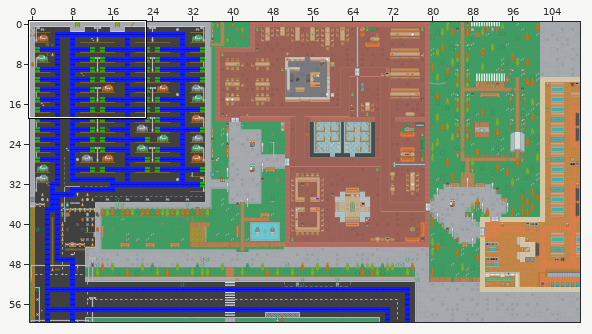
One commit to this Tiled map: app/assets/MapLib.tmx. The first picture is a wide view before the edit; the outline marks the close-up.
Close-up. Old version:
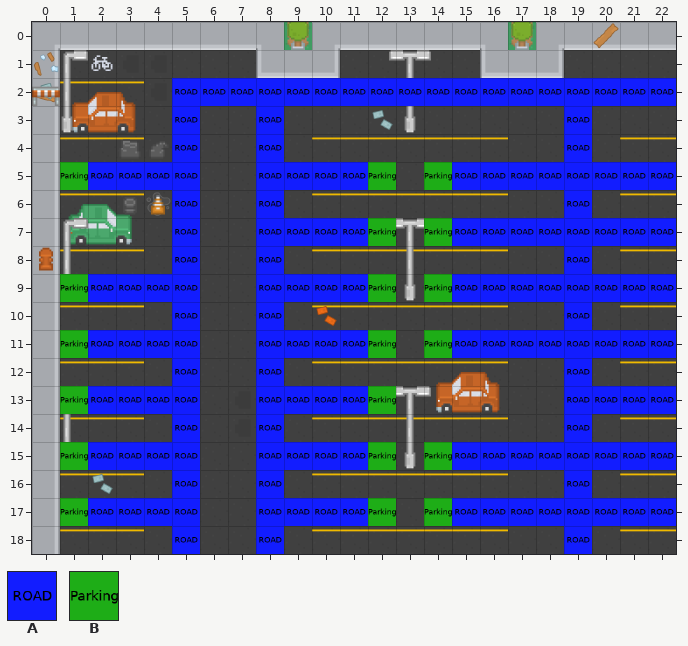
Cells are 64x64 px. Shown: x 0..22, y 0..18. The commit also changed other parts of the map, which this record leaves out.
Key: from "Road": A 0, B 1.
_ is an empty cell.
Layers that did not change in this view are not listed.
Layer "Road" before, first column x 0:
 0 _______________________
 1 _______________________
 2 _____AAAAAAAAAAAAAAAAAA
 3 _____A__A__________A___
 4 _____A__A__________A___
 5 _BAAAA__AAAAB_BAAAAAAAA
 6 _____A__A__________A___
 7 _____A__AAAAB_BAAAAAAAA
 8 _____A__A__________A___
 9 _BAAAA__AAAAB_BAAAAAAAA
10 _____A__A__________A___
11 _BAAAA__AAAAB_BAAAAAAAA
12 _____A__A__________A___
13 _BAAAA__AAAAB______AAAA
14 _____A__A__________A___
15 _BAAAA__AAAAB_BAAAAAAAA
16 _____A__A__________A___
17 _BAAAA__AAAAB_BAAAAAAAA
18 _____A__A__________A___
Now the later version:
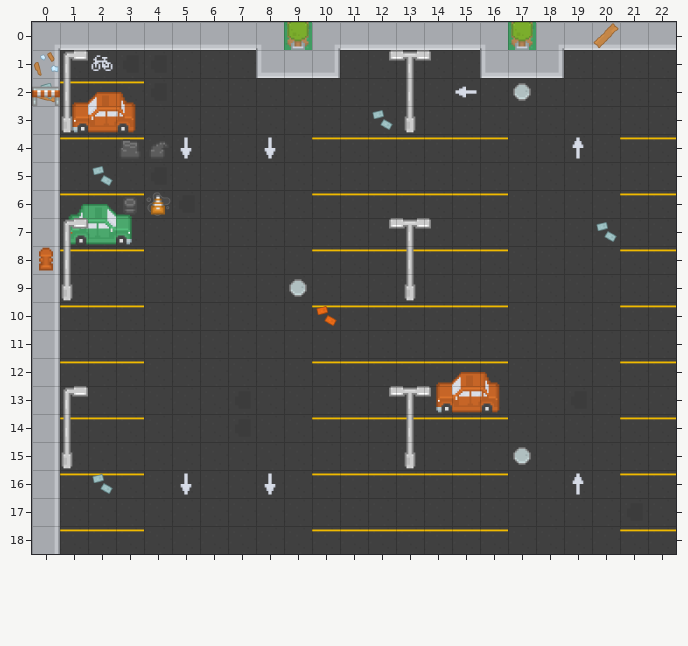
Difference:
Changed rows in their new state; . is an unchanged cell.
Layer "Road" (now hidden):
first column x 1:
 2 ....__________________
 3 ...._.._.........._...
 4 ...._.._.........._...
 5 _____.._____._________
 6 ...._.._.........._...
 7 ...._.._____._________
 8 ...._.._.........._...
 9 _____.._____._________
10 ...._.._.........._...
11 _____.._____._________
12 ...._.._.........._...
13 _____.._____......____
14 ...._.._.........._...
15 _____.._____._________
16 ...._.._.........._...
17 _____.._____._________
18 ...._.._.........._...
Boxes around the changes in both close-ups, in picture pixels (x1, y1, x2, y2):
removed: (60, 78, 676, 554)
